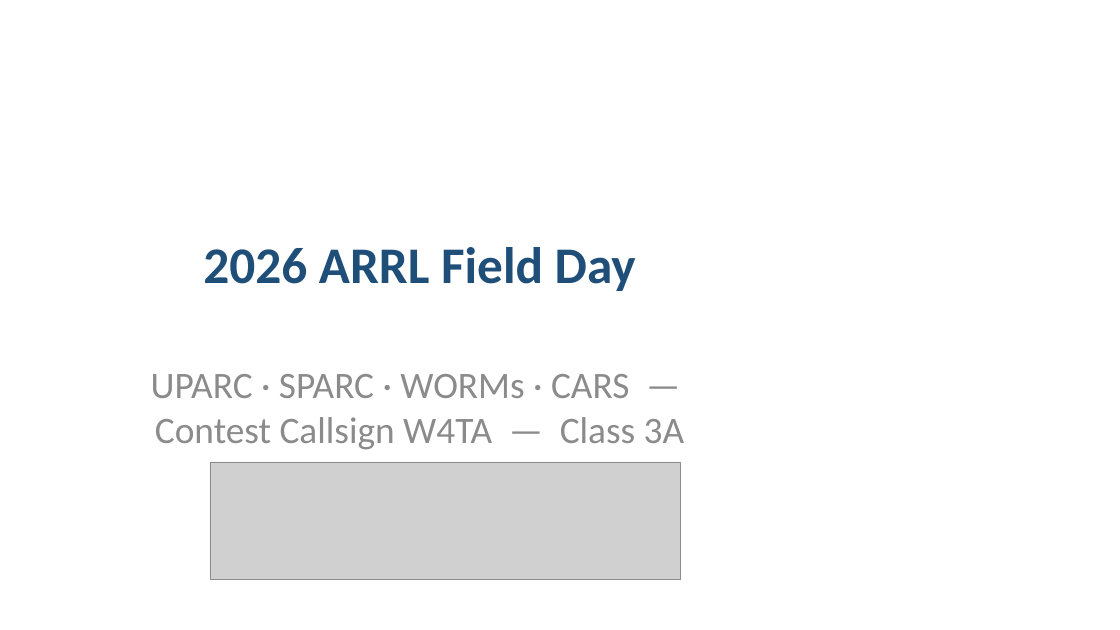
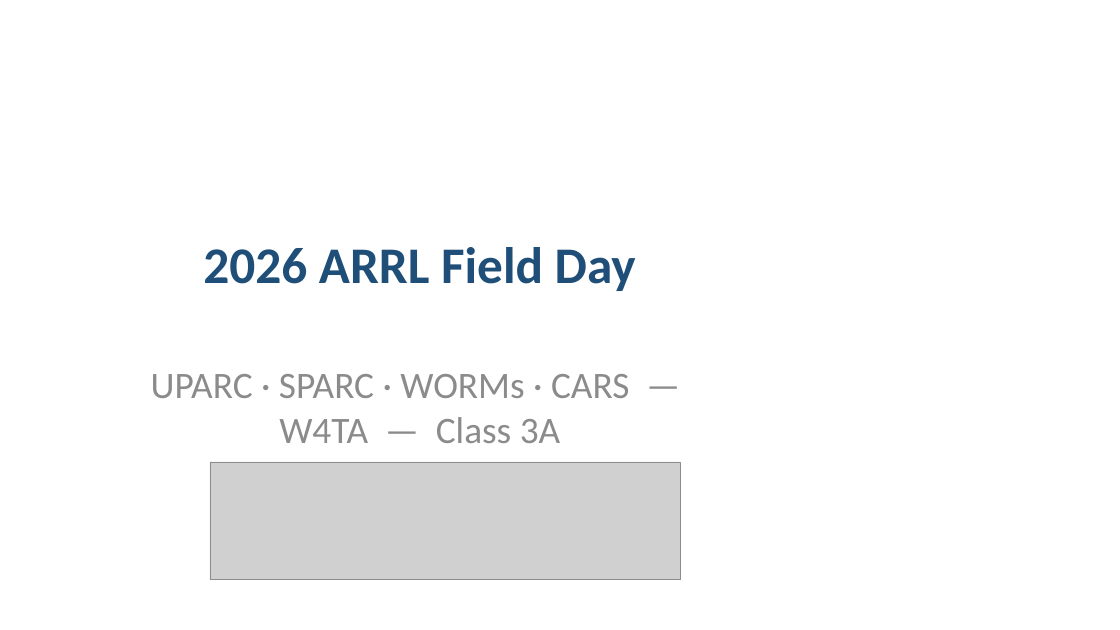
Before and after one commit to ny4i/pinellas-field-day, a slide deck: slide 1 of site-setup/2026-field-day-presentation.pptx. Drawn at 1120x630 pixels with LibreOffice and Linux fonts; fonts in the diff are those of the drawing; grey boxes stand for pictures. Boxes give left, top, right and bottom in pixels: in the first picture for what was removed or moved away, otherwise in the second. Text is boxed around its words. In the diff, an @@ line names an element or a change of style, - is before the commit and + after.

```diff
--- a/site-setup/2026-field-day-presentation.pptx
+++ b/site-setup/2026-field-day-presentation.pptx
@@ subtitle at box(151, 374, 629, 443): text changed @@
-UPARC · SPARC · WORMs · CARS — Contest Callsign W4TA — Class 3A
+UPARC · SPARC · WORMs · CARS — W4TA — Class 3A
```
Also in this commit, not shown: 14 other slides changed, 8 slides added, 1 other file.
